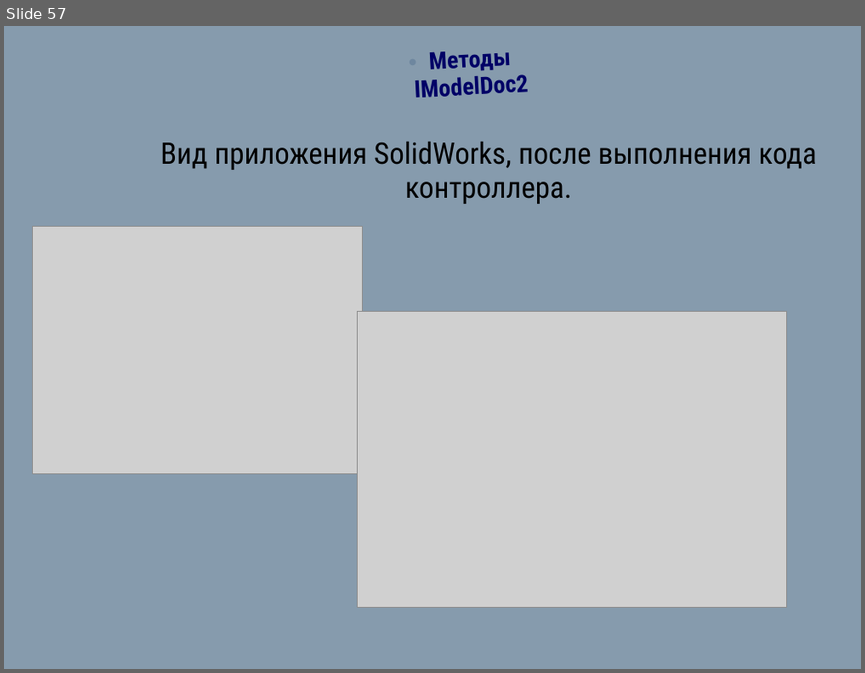
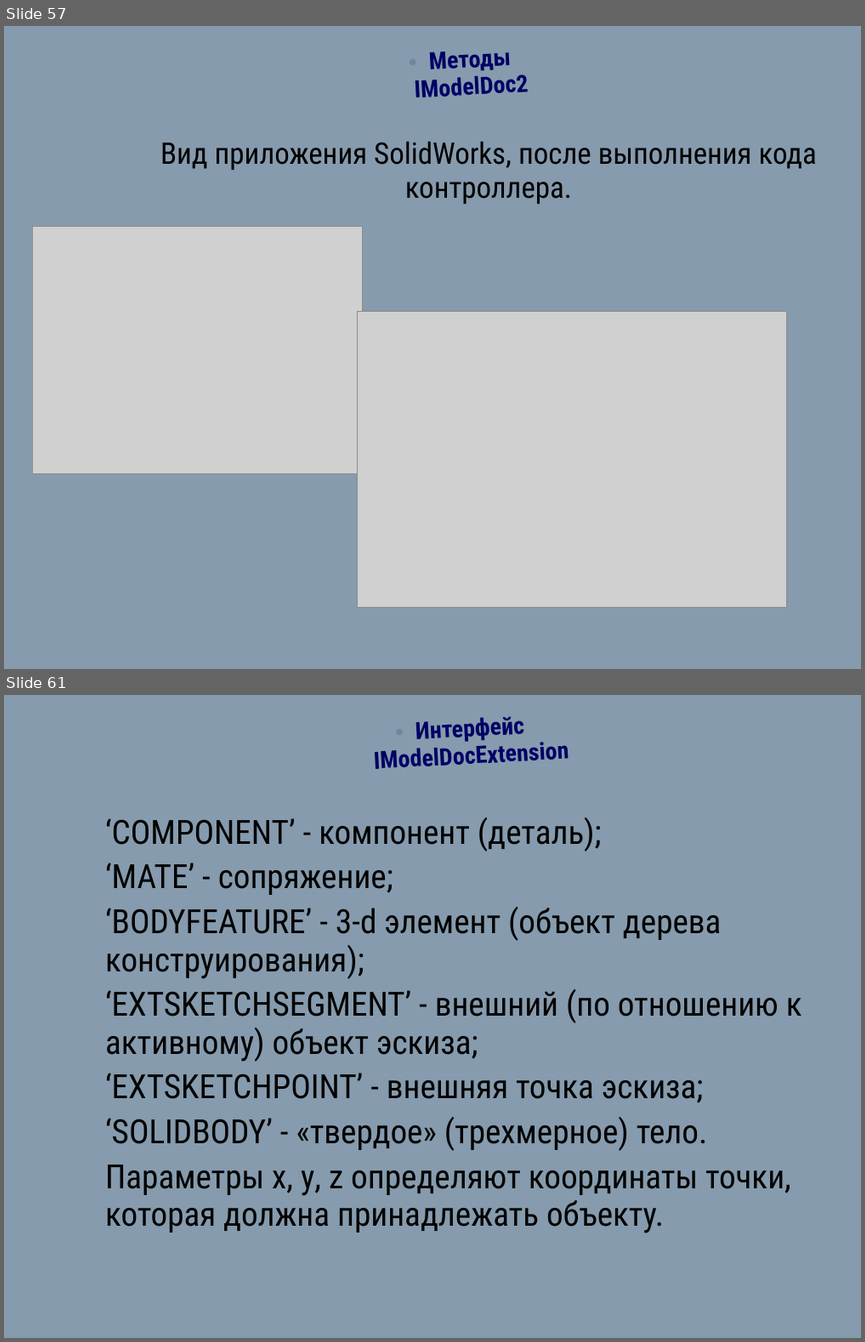
Before and after one commit to a-vodka/ics, a slide deck: sm1_lc05_ics.pptx. Shown one above the other, each under a label of ours: slide 57 before the commit, slides 57 and 61 after it; the slides between them are not shown. The pictures are 865x673 and 865x1342 pixels, drawn with LibreOffice and Linux fonts; fonts in the diff are those of the drawing; grey boxes stand for pictures; background and template pictures are left out. Boxes give left, top, right and bottom in pixels: in the first picture for what was removed or moved away, otherwise in the second. Text is boxed around its words. In the diff, an @@ line names an element or a change of style, - is before the commit and + after.

```diff
--- a/sm1_lc05_ics.pptx
+++ b/sm1_lc05_ics.pptx
@@ slide 61 added at (4, 695, 861, 1338), background picture (left out) @@
@@ text added at (374, 716, 568, 769), 20 pt, text #000066, bold @@
+• Интерфейс IModelDocExtension
@@ text added at (105, 817, 802, 1233), 28 pt, text #000000 @@
+‘COMPONENT’ - компонент (деталь);
+‘MATE’ - сопряжение;
+‘BODYFEATURE’ - 3-d элемент (объект дерева конструирования);
+‘EXTSKETCHSEGMENT’ - внешний (по отношению к активному) объект эскиза;
+‘EXTSKETCHPOINT’ - внешняя точка эскиза;
+‘SOLIDBODY’ - «твердое» (трехмерное) тело.
+Параметры x, y, z определяют координаты точки, которая должна принадлежать объекту.
```
Also in this commit, not shown: 47 other slides added, 4 other files.
